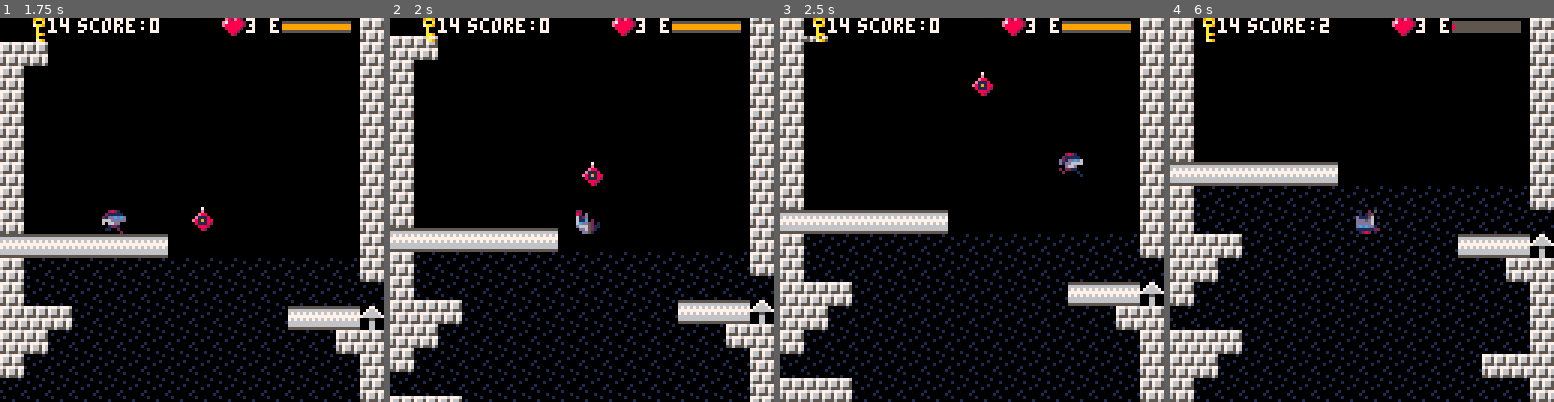
Above: before the commit, frames 1-4 (left to right).
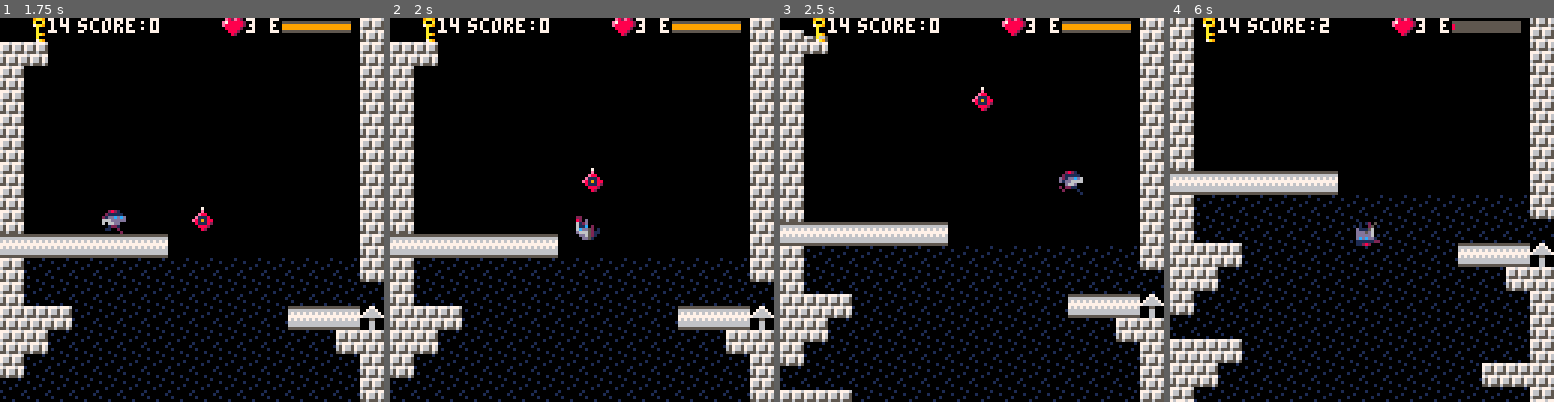
Above: after the commit, the same moments.

Repository: ggaughan/wake-of-the-ninja
Game: PICO-8 cartridge wakey.p8
Same seed, same stepped clock (60 frames per second), same inputs: the game is played once before the commit and once after it.
Inputs:
- Up to frame 1 (1.75 s): tap X (X key) at 0.33, 1.07 s; tap O (Z key) at 0.7, 1.7 s; hold Right from 1.6 s (still down)
- Up to frame 2 (2 s): keep holding Right; tap X (X key) at 1.85 s
- Up to frame 3 (2.5 s): release Right at 2.1 s; tap O (Z key) at 2.1 s; hold Up 2.15-2.42 s; hold Right from 2.47 s (still down)
- Up to frame 4 (6 s): tap O (Z key) every 0.4 s from 2.5 to 5.7 s; tap X (X key) at 2.97, 4.08, 5.2 s; release Right at 3.03 s; hold Left 3.08-3.58 s; hold Down 3.63-3.97 s; hold Right 4.02-4.68 s; hold Up 4.73-5.03 s; hold Left 5.08-5.68 s; hold Down from 5.73 s (still down)

Frame 1 is identical in both runs. In frame 2, 22% of the frame differs, in the area x 0-100%, y 0-100%; in frame 3, 25%; in frame 4, 27%.

Commit message:
Better camera

Diff:
--- a/wakey.p8
+++ b/wakey.p8
@@ -380,18 +380,16 @@
 	-- todo move to _draw?
 	if pl.room == nil then
 		wdy = 0
-	 if pl.y < 4.6 then
+	 if pl.y < 7 then
 		 if true then --not solid_pl then
 			 wdy-=scroll_dy
-			 --wy-=(4.6 - pl.y)
 			end
-		 pl.y=4.6
-	 elseif pl.y > 8.6 then
+		 pl.y=7
+	 elseif pl.y > 9 then
 		 if true then --not solid_pl then
 			 wdy+=scroll_dy
-			 --wy+=pl.y-8.6
 			end
-		 pl.y=8.6
+		 pl.y=9
 	 end
 	 -- todo move_camera(wdy)
 	 wy += wdy
@@ -1886,8 +1884,8 @@
 01009c00009c00009c00009c00009c010e00000000000000000000000000000e3b00000000000000000000000000003b3f00000000000000000000000000003f3c00000000000000000000000000003c0d000000000000000d0000000000000d0f0000000000000f0f0f0f0f0000000f3d0000000000000000003c3c3c3c3c3d
 0100ac8d8d8d8d8d9c8d8d8d8d8dae010e00000000000000000000000000000e3b00000000000000000000000000003b3f00000000000000000000000000003f3c00000000000000000000000000003c0d0000000000000d0d0d00000000000d0f00000000000000000000000000000f3d0000000000000000003c3c3c3c3c3d
 0100000000000000af000000000000010e00000000000000000000000000000e3b00000000001ec0d20000000000003b3f00000000000000000000000000003f3c00000000000000000000000000003c0d00000000000d0d0d0d0d000000000d0f00000000000000000000000000000f3d0000000000000000003c3c3c3c3c3d
-01000000000000009c000000000000010e00000000000000000000000000000e3b000000003b3b3b3b3b00000000003b3f00000000000000000000000000003f3c00000000000000000000000000003c0d000000000d0d0d0d0d0d0d0000000d0f00000000000000000000000000000f3d0000000000000000003c3c3c3c3c3d
-01000000000000249e240000000000010e00000000000000000000000000000e3b000000003b0000003b00000000003b3f00000000000000000000000000003f3c00000000000000000000000000003c0d0000000d0d0d0d0d0d0d0d0d00000d0f00000000000000000000000000000f3d0000000000000000003c3c3c3c3c3d
+01000000000000009c000000000000010e00000000000000000000000000000e3b000000003b3b3b3b3b00000000003b3f00000000000000000000000000003f3c00000000000000000000000000003c0d000000000d0d0d0d0d0d0d0000000d0f00000000000000000000000000000f3d00000000000000000000000000003d
+01000000000000249e240000000000010e00000000000000000000000000000e3b000000003b0000003b00000000003b3f00000000000000000000000000003f3c00000000000000000000000000003c0d0000000d0d0d0d0d0d0d0d0d00000d0f00000000000000000000000000000f3d00000000000000000000000000003d
 010101010101010101010101010101010e0e0e0e0e0e0e0e0e0e0e0e0e0e0e0e3b3b3b3b3b3b3b3b3b3b3b3b3b3b3b3b3f3f3f3f3f3f3f3f3f3f3f3f3f3f3f3f3c3c3c3c3c3c3c3c3c3c3c3c3c3c3c3c0d0d0d0d0d0d0d0d0d0d0d0d0d0d0d0d0f0f0f0f0f0f0f0f0f0f0f0f0f0f0f0f3d3d3d3d3d3d3d3d3d3d3d3d3d3d3d3d
 
 
